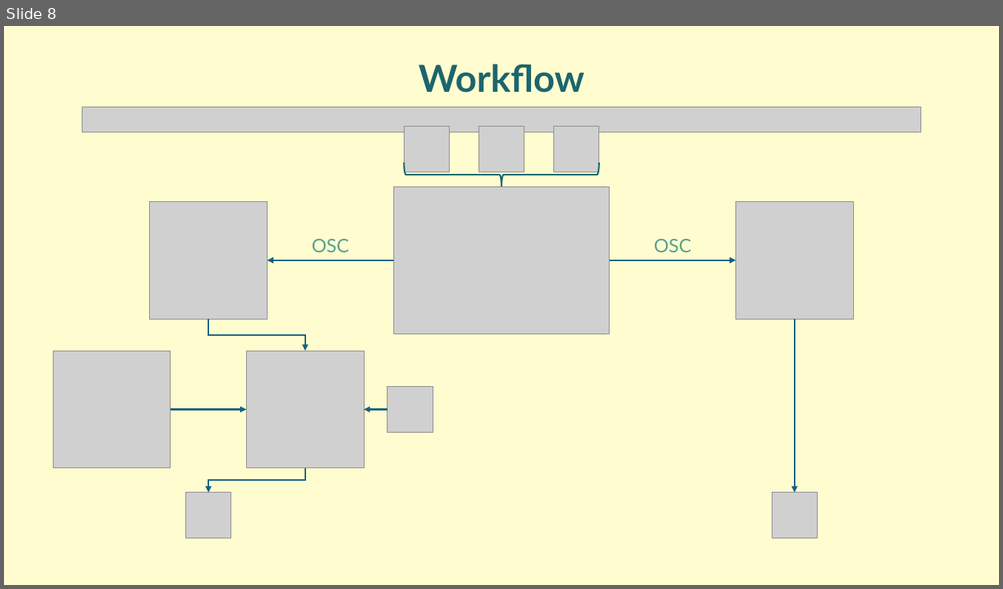
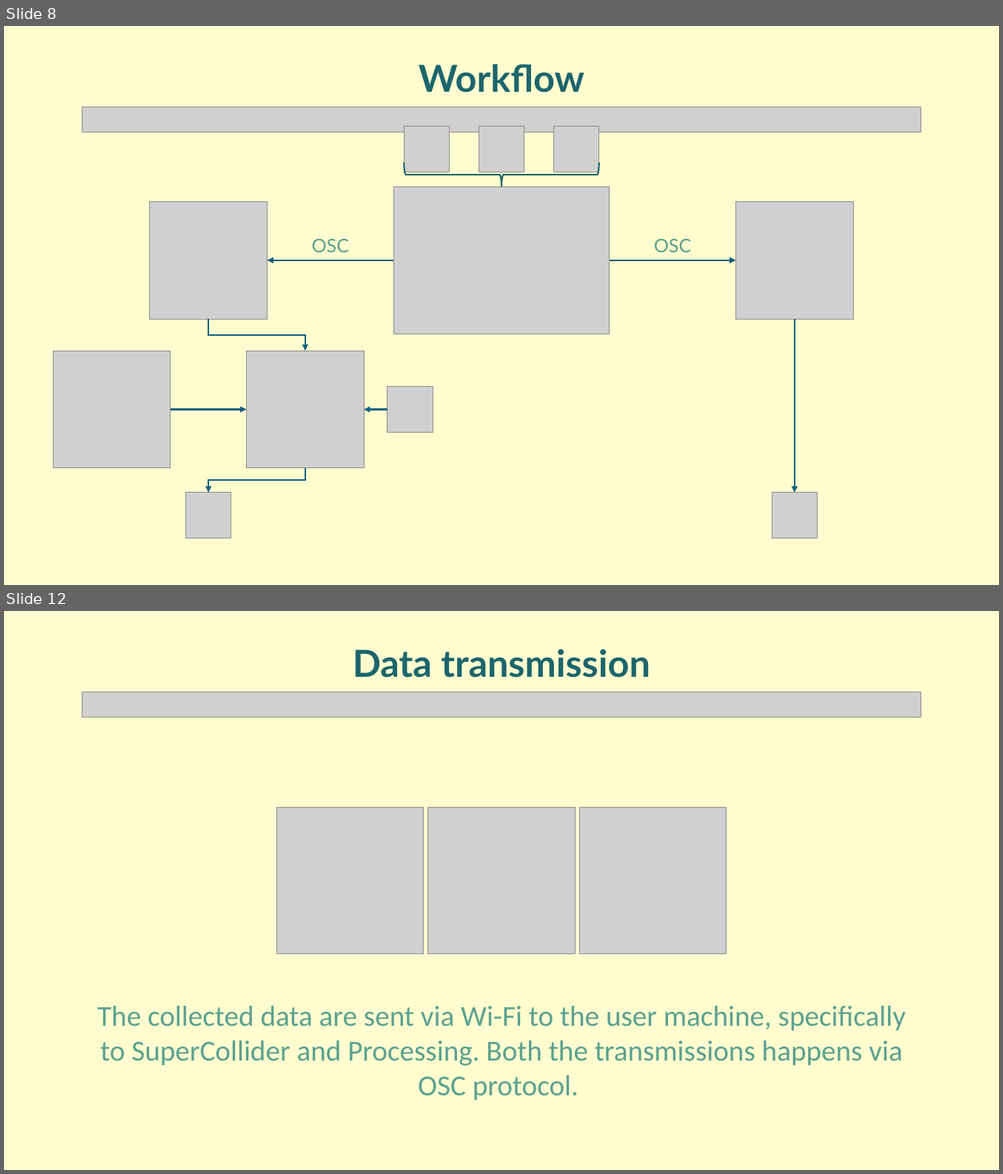
Before and after one commit to Ciorpy/G.A.I.A.-CMLS-2025, a slide deck: GAIA.pptx. Shown one above the other, each under a label of ours: slide 8 before the commit, slides 8 and 12 after it; the slides between them are not shown. The pictures are 1003x589 and 1003x1174 pixels, drawn with LibreOffice and Linux fonts; fonts in the diff are those of the drawing; grey boxes stand for pictures. Boxes give left, top, right and bottom in pixels: in the first picture for what was removed or moved away, otherwise in the second. Text is boxed around its words. In the diff, an @@ line names an element or a change of style, - is before the commit and + after.

```diff
--- a/GAIA.pptx
+++ b/GAIA.pptx
@@ slide 12 added at (4, 611, 999, 1170), background #FFFDD0 @@
@@ text added at (353, 649, 650, 678), 36 pt, text #1C656D, bold @@
+Data transmission
@@ picture added at (82, 692, 920, 717) @@
@@ picture added at (276, 807, 424, 954) @@
@@ picture added at (428, 807, 575, 954) @@
@@ picture added at (579, 807, 726, 954) @@
@@ text added at (97, 1006, 905, 1101), 28 pt, text #5BA191 @@
+The collected data are sent via Wi-Fi to the user machine, specifically to SuperCollider and Processing. Both the transmissions happens via OSC protocol.
```
Also in this commit, not shown: 1 slide changed, 24 other slides added, 4 slides removed.
